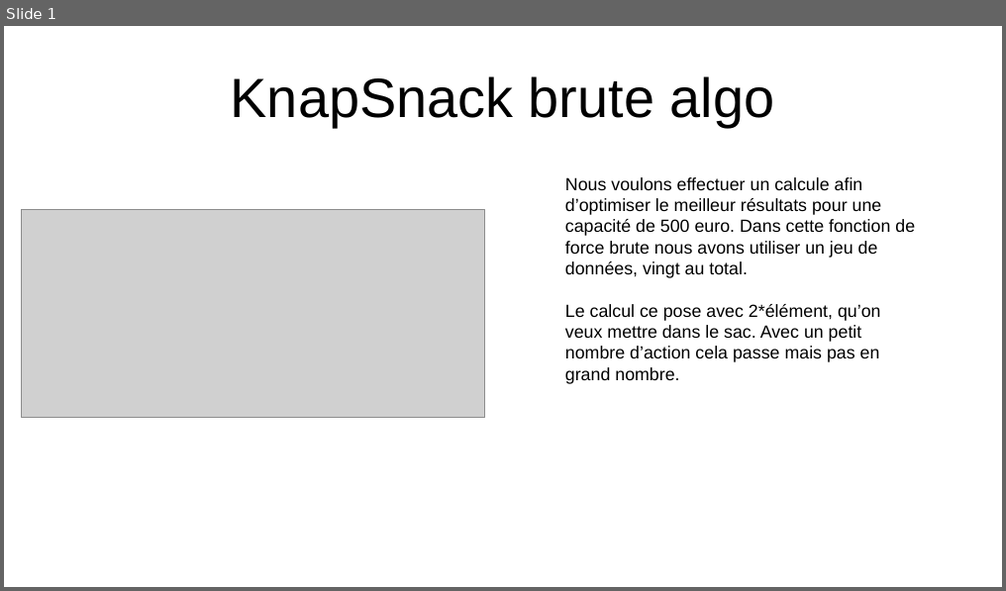
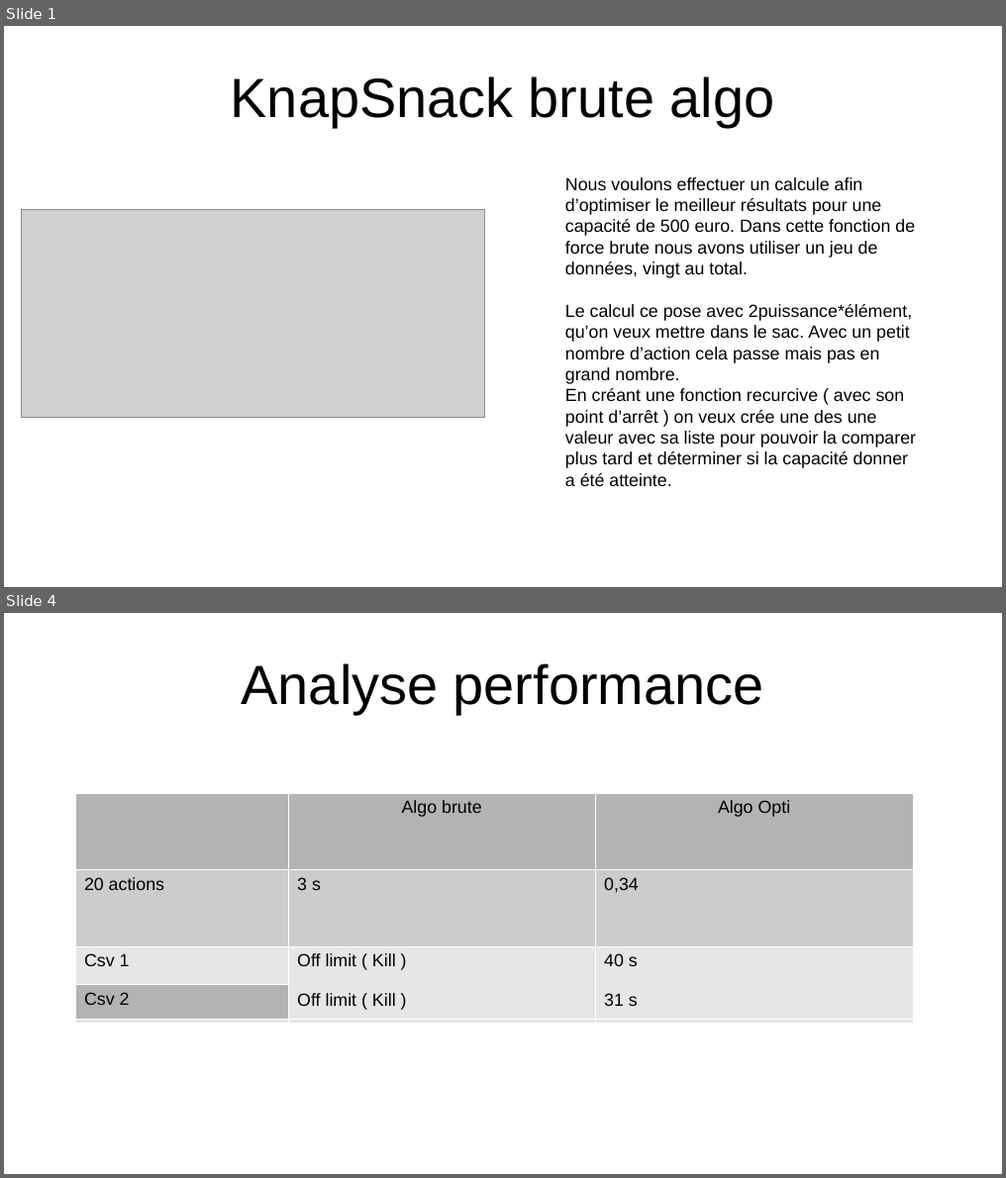
Before and after one commit to MekkiZ/Algo-Knapsack-custom, a slide deck: DiapoOC7.odp. Shown one above the other, each under a label of ours: slide 1 before the commit, slides 1 and 4 after it; the slides between them are not shown. The pictures are 1006x591 and 1006x1178 pixels, drawn with LibreOffice and Linux fonts; fonts in the diff are those of the drawing; grey boxes stand for pictures. Boxes give left, top, right and bottom in pixels: in the first picture for what was removed or moved away, otherwise in the second. Text is boxed around its words. In the diff, an @@ line names an element or a change of style, - is before the commit and + after.

Commit message:
version final avec pep8 et le fichier powerpoint

```diff
--- a/DiapoOC7.odp
+++ b/DiapoOC7.odp
@@ slide 4 added at <box>4,613,1002,1174</box>, background #FFFFFF @@
@@ title added at <box>242,663,764,714</box>, 44 pt, text #000000 @@
+Analyse performance
@@ table added at <box>75,793,913,1023</box>, 3 rows, 3 columns @@
+ | Algo brute | Algo Opti
+Jeu |  | 
+ |  | 
@@ table added at <box>75,793,913,1032</box>, 4 rows, 3 columns @@
+ | Algo brute | Algo Opti
+20 actions | 3 s | 0,34
+Csv 1 | Off limit ( Kill ) / Off limit ( Kill ) | 40 s / 31 s
+Csv 2 |  | 
@@ slide 1 changed as well @@
@@ text at <box>565,304,916,486</box>: text changed @@
-Le calcul ce pose avec 2*élément, qu’on veux mettre dans le sac. Avec un petit nombre d’action cela passe mais pas en grand nombre.
+Le calcul ce pose avec 2puissance*élément, qu’on veux mettre dans le sac. Avec un petit nombre d’action cela passe mais pas en grand nombre.
+En créant une fonction recurcive ( avec son point d’arrêt ) on veux crée une des une valeur avec sa liste pour pouvoir la comparer plus tard et déterminer si la capacité donner a été atteinte.
```
Also in this commit, not shown: 4 other slides added, 6 other files.
